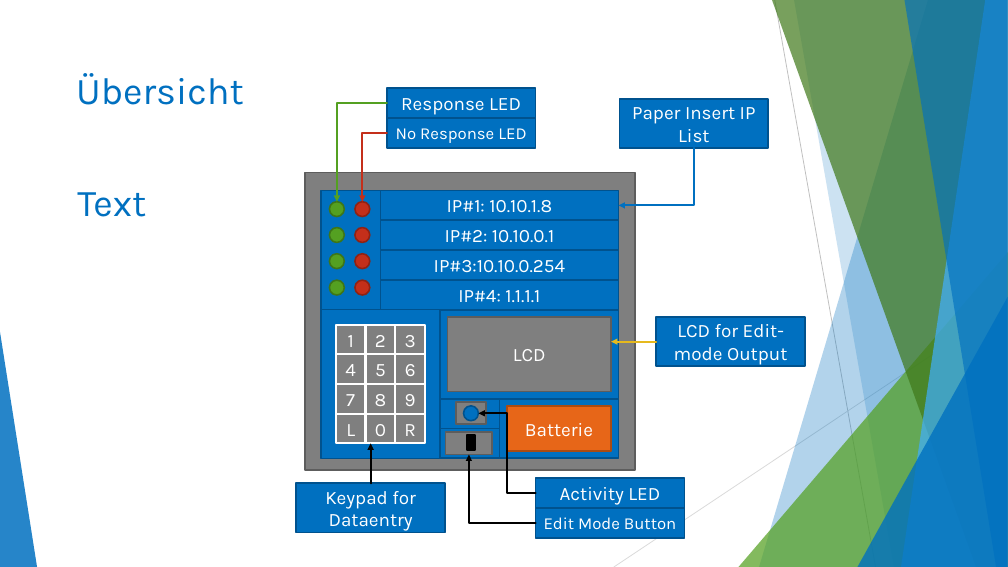
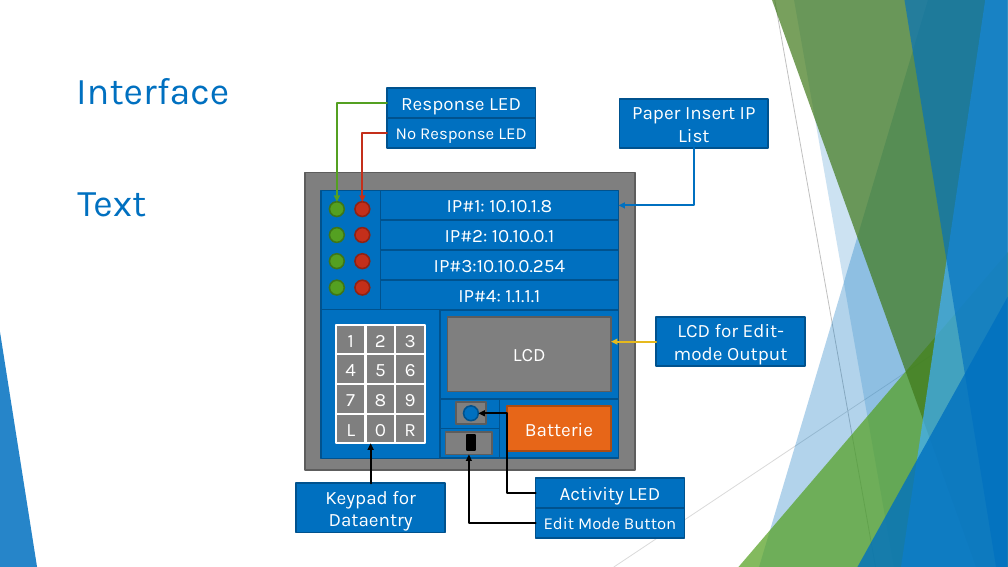
Before and after one commit to dariorthan/ESP32_NetworkFaultTester, a slide deck: slide 3 of CodeDoku/NetworkFaultTester_CodeOverview.pptx. Drawn at 1008x567 pixels with LibreOffice and Linux fonts; fonts in the diff are those of the drawing. Boxes give left, top, right and bottom in pixels: in the first picture for what was removed or moved away, otherwise in the second. Text is boxed around its words. In the diff, an @@ line names an element or a change of style, - is before the commit and + after.

```diff
--- a/CodeDoku/NetworkFaultTester_CodeOverview.pptx
+++ b/CodeDoku/NetworkFaultTester_CodeOverview.pptx
@@ text at [76,78,229,105]: text changed @@
-Übersicht
+Interface
```
Also in this commit, not shown: 7 other slides changed, 3 slides added, 1 slide removed.
